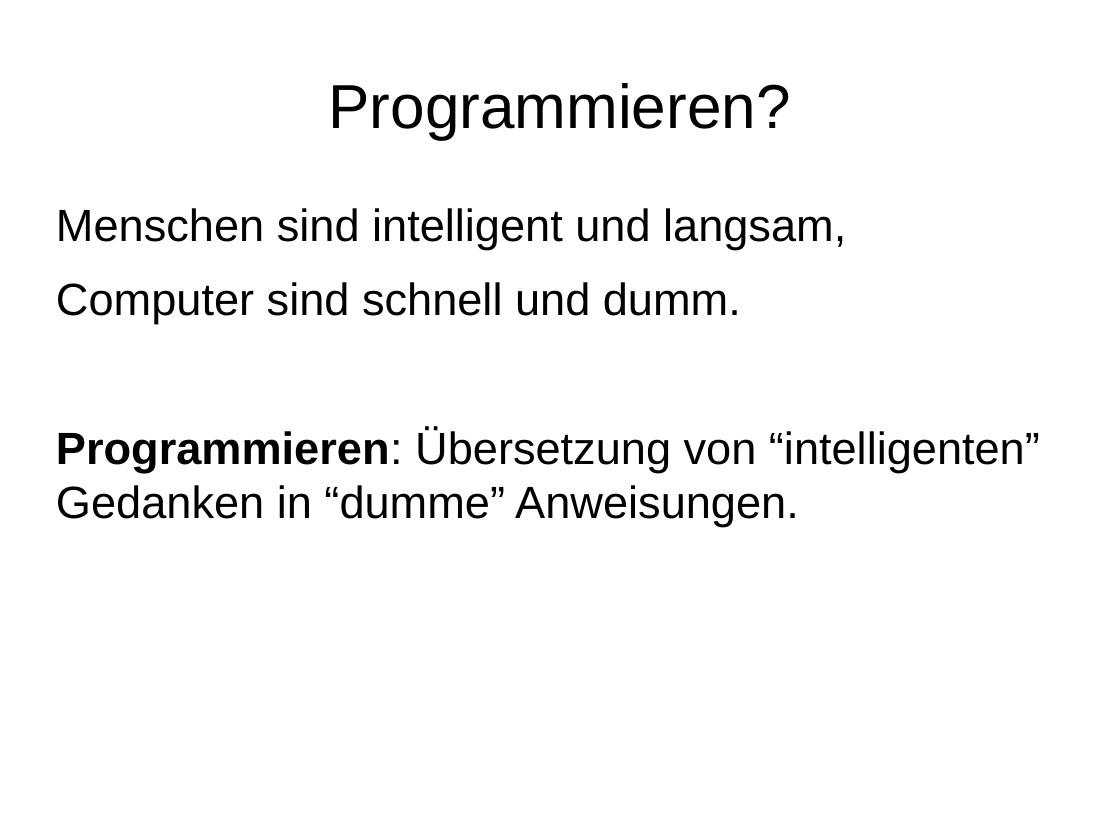
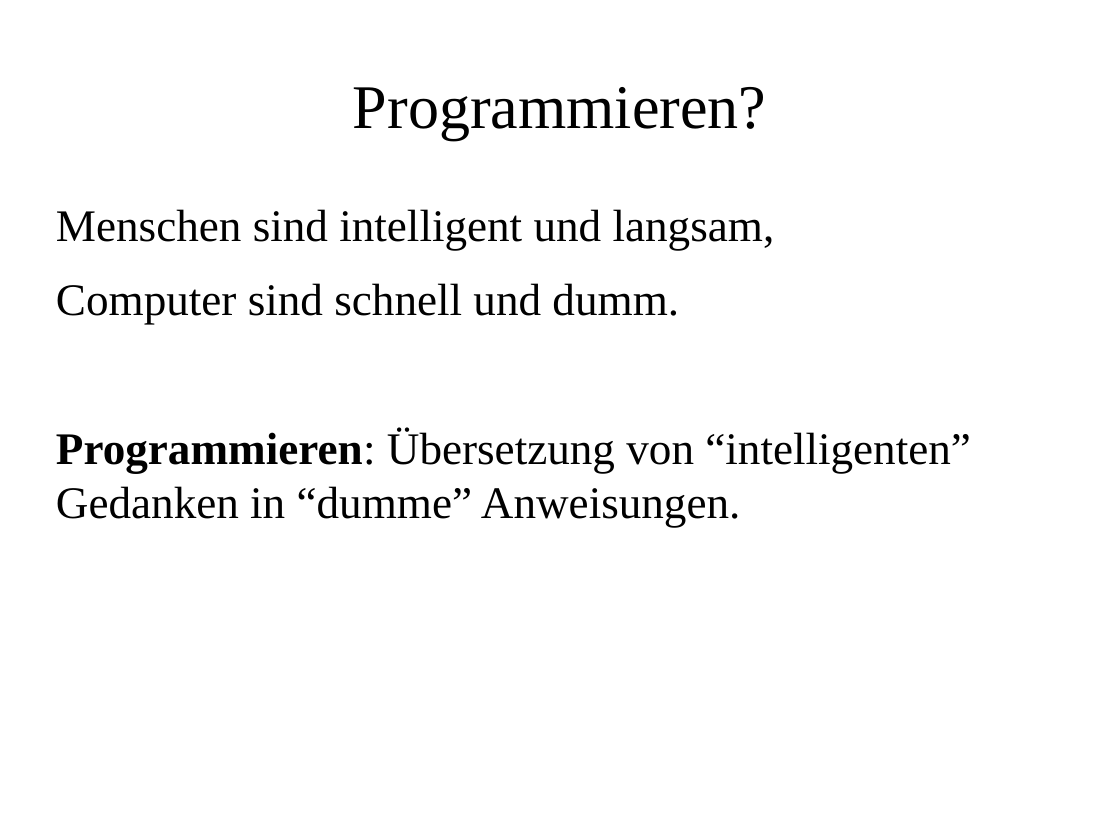
Before and after one commit to burgerdev/bearded-wookie, a slide deck: slide 2 of doc/presentation/learning_python.odp. Drawn at 1120x840 pixels with LibreOffice and Linux fonts; fonts in the diff are those of the drawing. Boxes give left, top, right and bottom in pixels: in the first picture for what was removed or moved away, otherwise in the second. Text is boxed around its words. In the diff, an @@ line names an element or a change of style, - is before the commit and + after.

```diff
--- a/doc/presentation/learning_python.odp
+++ b/doc/presentation/learning_python.odp
@@ title "Programmieren?" at bbox=[353, 87, 766, 140]: font Arial to Times New Roman @@
@@ text "Menschen sind intelligent und langsam," at bbox=[56, 209, 970, 527]: font Arial to Times New Roman @@
```
Also in this commit, not shown: 8 other slides changed, 4 slides added, 2 slides removed, 4 other files.
